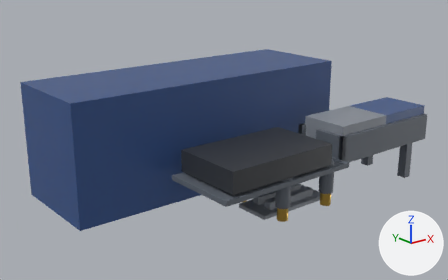
The glTF model redesign/blender/out/aircraft/glb/power.glb as it was, and as the next commit left it.
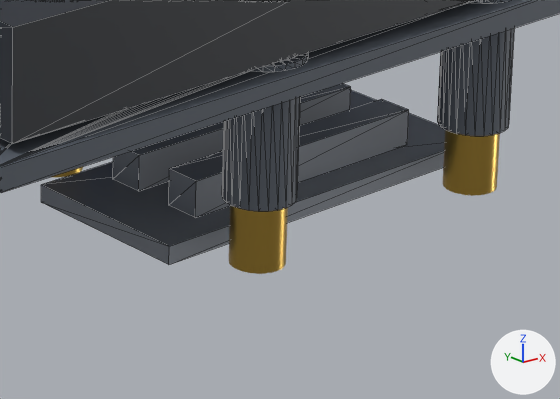
There are two pictures of each version: one from a camera (50 mm lens) standing at (-0.1938, -0.222, 0.1251) and looking at (-0.0363, -0.0251, 0.0463), one close up on the part from 51% to 77% of the width and 59% to 88% of the height. Lighting does not change. The marker at lower right points along +X, +Y and +Z. The older version's two pictures come first. The close-ups show mesh edges as thin lines. Vertices at exactly the same position are counted once.

Objects in the first close-up: 'PWR-003', 'PWR-004', 'PWR-006', 'PWR-102', 'PWR-103', 'PWR-107'.
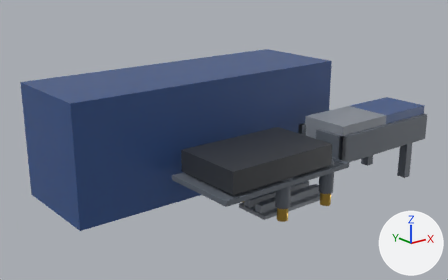
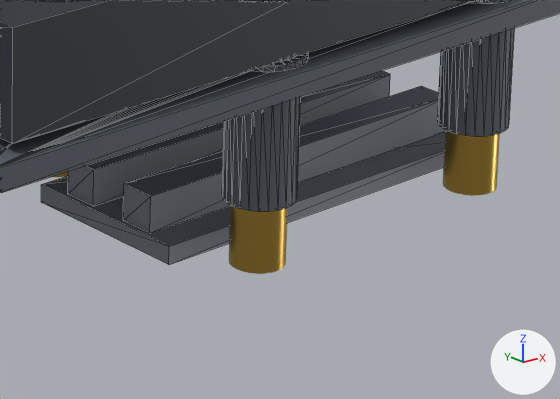
Changed parts and their boxes (x1, y1, x2, y2) in the close-ups (560 x 399 px; the box of a moved part takes in the faces that stretch with it):
'PWR-004', reshaped (7% taller)
    before: (41, 83, 445, 265)
    after: (41, 71, 445, 265)
part 1 of me_pwr_004, moved or reshaped
    before: (169, 99, 409, 218)
    after: (123, 86, 445, 233)
part 2 of me_pwr_004, moved or reshaped
    before: (113, 83, 351, 191)
    after: (68, 71, 390, 206)

The change, as a diff of the scene's bpy script:
```diff
--- a/redesign/blender/out/aircraft/glb/power.glb.py
+++ b/redesign/blender/out/aircraft/glb/power.glb.py
@@ me_pwr_004 @@
 me_pwr_004.from_pydata(...)  # 24 vertices, 36 faces; spans x -0.039..-0.003, y -0.0543..-0.0384, z 0.0206..0.0255
 # used by ob_pwr_004; location = (0.0, 0.0, 0.0)
+# me_pwr_004 part 1: the loose piece of 8 vertices spanning x -0.0335..-0.0085, y -0.0515..-0.0482, z 0.0222..0.0255 is scaled about its middle by (1.4, 1, 1)
+# me_pwr_004 part 2: the loose piece of 8 vertices spanning x -0.0335..-0.0085, y -0.0445..-0.0412, z 0.0222..0.0255 is scaled about its middle by (1.4, 1, 1)
 me_pwr_004.materials.append(mat_look__8a9099)
```
